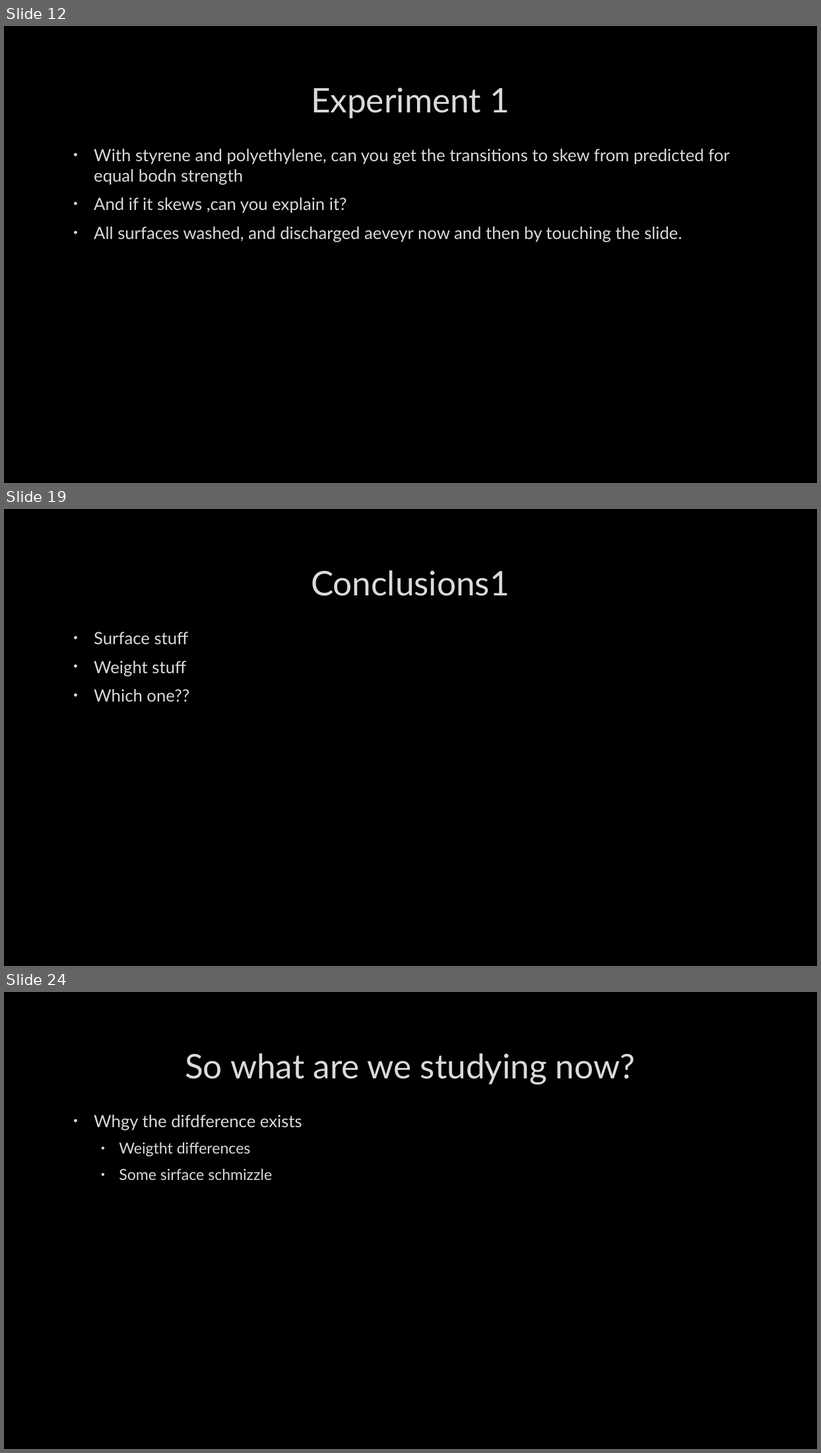
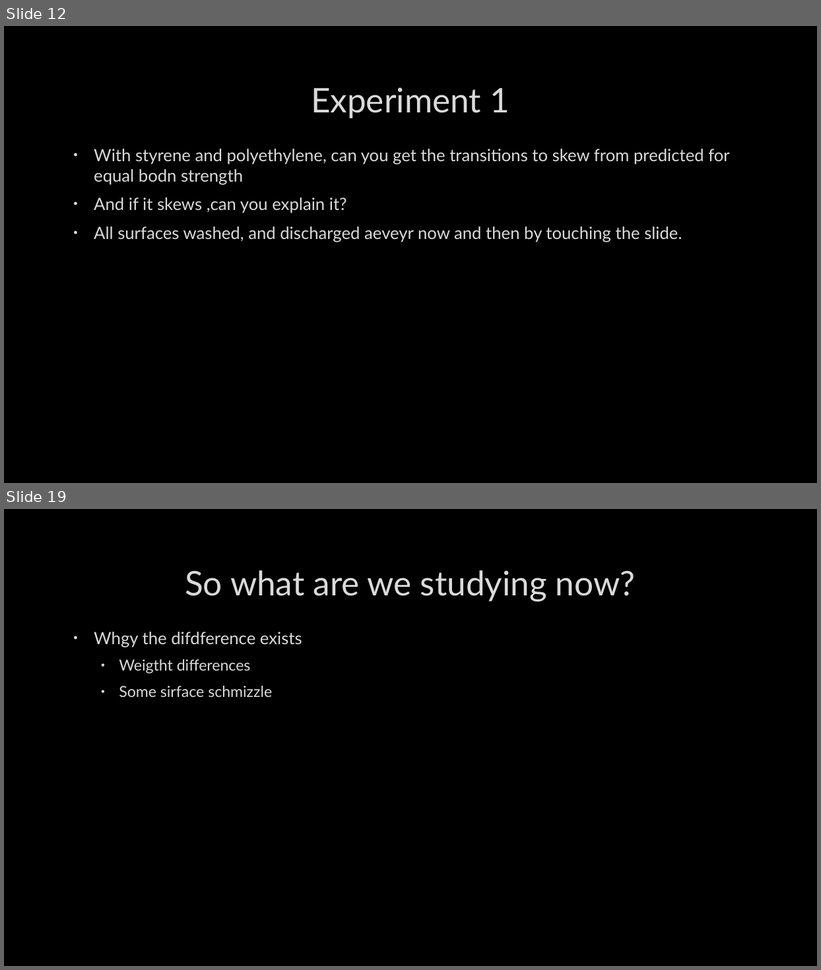
Before and after one commit to TchakamauRa/Soft-Matter, a slide deck: Backup copy.pptx. Shown one above the other, each under a label of ours: slides 12, 19 and 24 before the commit, slides 12 and 19 after it; the slides between them are not shown. The pictures are 821x1453 and 821x970 pixels, drawn with LibreOffice and Linux fonts; fonts in the diff are those of the drawing; background and template pictures are left out. Boxes give left, top, right and bottom in pixels: in the first picture for what was removed or moved away, otherwise in the second. Text is boxed around its words. In the diff, an @@ line names an element or a change of style, - is before the commit and + after.

```diff
--- a/Backup copy.pptx
+++ b/Backup copy.pptx
@@ slide 19 removed at (4, 509, 817, 966), background picture (left out) @@
@@ title removed at (311, 570, 510, 596) @@
-Conclusions1
@@ text removed at (94, 632, 189, 702) @@
-• Surface stuff
-• Weight stuff
-• Which one??
@@ what was slide 24 is now slide 19 @@
```
Also in this commit, not shown: 6 slides changed, 4 other slides removed, 5 other files.
